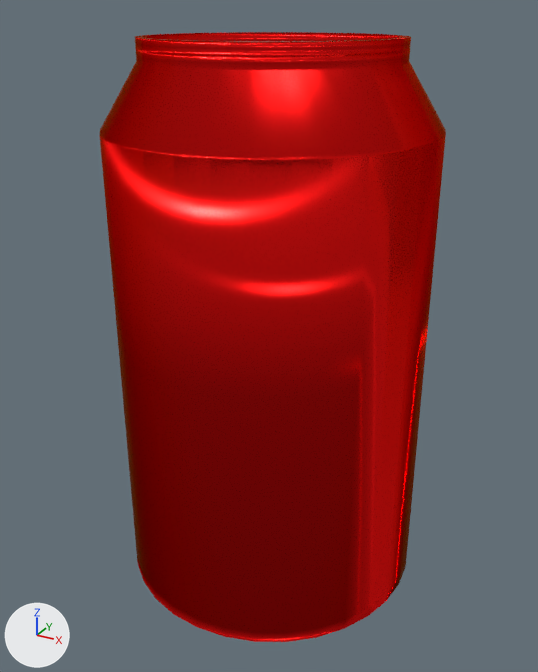
Two versions of the Blender file LataConti.blend, one commit apart.
The view is the same before and after, from a 50 mm lens placed at (6.92, -12.71, 5.23), pointed at (-0.14, 0.13, -1.19). The axes (+X, +Y, +Z) are drawn at lower left. The lights are the same throughout.

The older version as bpy lines, for what is in view:
```python
mat_materiais = bpy.data.materials.new('Materiais')
mat_materiais.use_nodes = True; mat_materiais.node_tree.nodes.clear()
_N = mat_materiais.node_tree.nodes; _L = mat_materiais.node_tree.links
n0 = _N.new('ShaderNodeOutputMaterial'); n0.name = 'Saída de material'
n1 = _N.new('ShaderNodeBsdfMetallic'); n1.name = 'Metallic BSDF'
n1.inputs[0].default_value = (0.8, 0.00723, 0.00723, 1.0)  # 'Base Color', red #e71414
n1.inputs[1].default_value = (0.343, 0.374, 0.0177, 1.0)  # 'Edge Tint', yellow #9ea524
n1.inputs[4].default_value = 0.217  # 'Roughness'
n1.inputs[5].default_value = 1.0  # 'Anisotropy'
_L.new(n1.outputs[0], n0.inputs[0])  # 'BSDF' to 'Surface'
me_cilindro = bpy.data.meshes.new('Cilindro')
me_cilindro.from_pydata(...)  # 2236 vertices, 1981 faces; spans x -1.03..0.97, y -0.94..1.06, z -2.59..1.77
me_cilindro.polygons.foreach_set('use_smooth', [True] * 1981)
me_cilindro.materials.append(mat_materiais)
ob_cilindro = bpy.data.objects.new('Cilindro', me_cilindro)
ob_cilindro.location = (0.0, 0.0, 0.0)
ob_cilindro.scale = (3.25, 3.25, 2.7)
```
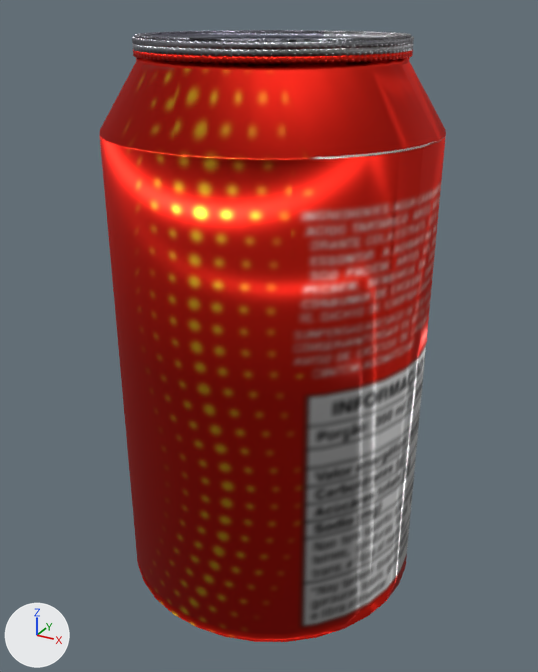
Edits to the bpy script that builds the scene:
```text
Add img_texturalataconti_png:
    img_texturalataconti_png = load_image('TexturaLataConti.png', 'TexturaLataConti.png', 1325, 1392, 'sRGB')
Change mat_materiais:
    where n1 = _N.new('ShaderNodeBsdfMetallic'); n1.name = 'Metallic BSDF'
    remove n1.inputs[0].default_value = (0.8, 0.00723, 0.00723, 1.0)  # 'Base Color', red #e71414
    remove n1.inputs[1].default_value = (0.343, 0.374, 0.0177, 1.0)  # 'Edge Tint', yellow #9ea524
    n1.inputs[4].default_value: 0.217 -> 0.391  # 'Roughness'
    add n2 = _N.new('ShaderNodeTexImage'); n2.name = 'Textura de imagem'
    add n2.image = img_texturalataconti_png
    add _L.new(n2.outputs[0], n1.inputs[0])  # 'Color' to 'Base Color'
    add _L.new(n2.outputs[1], n1.inputs[1])  # 'Alpha' to 'Edge Tint'
Change me_cilindro:
    used by ob_cilindro; location = (0.0, 0.0, 0.0); scale = (3.25, 3.25, 2.7)
    remove me_cilindro.from_pydata(...)  # 2236 vertices, 1981 faces; spans x -1.03..0.97, y -0.94..1.06, z -2.59..1.77
    add me_cilindro.from_pydata(...)  # 14787 vertices, 14532 faces; spans x -1.03..0.97, y -0.94..1.06, z -2.59..1.78
    me_cilindro part 1: 12551 vertices added at x -0.81..0.75, y -0.72..0.89, z 1.17..1.78
    me_cilindro part 2: 411 kept faces spanning x -1.03..0.97, y -0.94..1.06, z -2.59..1.65 get new texture (UV) coordinates
```

Pixel boxes [x1, y1, x2, y2] of what changed, in the pictures (538 x 672 px):
'Cilindro', surface changed, reshaped
    before: [100, 32, 446, 642]
    after: [100, 30, 446, 642]
part 1 of me_cilindro, added
    after: [132, 30, 414, 64]
part 2 of me_cilindro, surface changed
    both: [100, 57, 446, 642]
